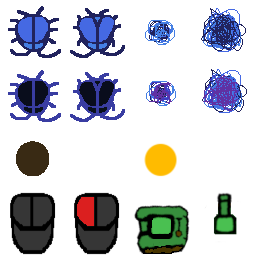
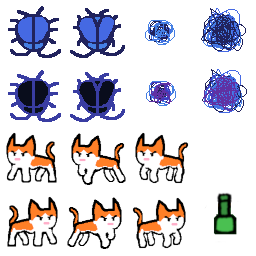
Layered file, before and after one edit (256x256). Changes by layer:
moved "Transformation #5" above "Transformation #3", painted on it over [12, 132, 189, 184]
painted on "Transformation #3" over [81, 141, 186, 249]
painted on "Transformation #4" over [12, 133, 126, 185]
moved "Transformation #2" above "Transformation #6", painted on it over [67, 142, 177, 249]
renamed "Layer #2" to "Transformation #6", showed it, painted on it over [6, 132, 57, 183]
moved "Transformation #1" above "Transformation", painted on it over [7, 141, 58, 247]
renamed "Pasted Layer #1" to "Transformation", hid it, moved it above "Pasted Layer #2", painted on it over [7, 197, 190, 256]
hid "Pasted Layer #2", painted on it over [10, 192, 120, 255]
removed layer "Layer #1" over [144, 215, 183, 253]
